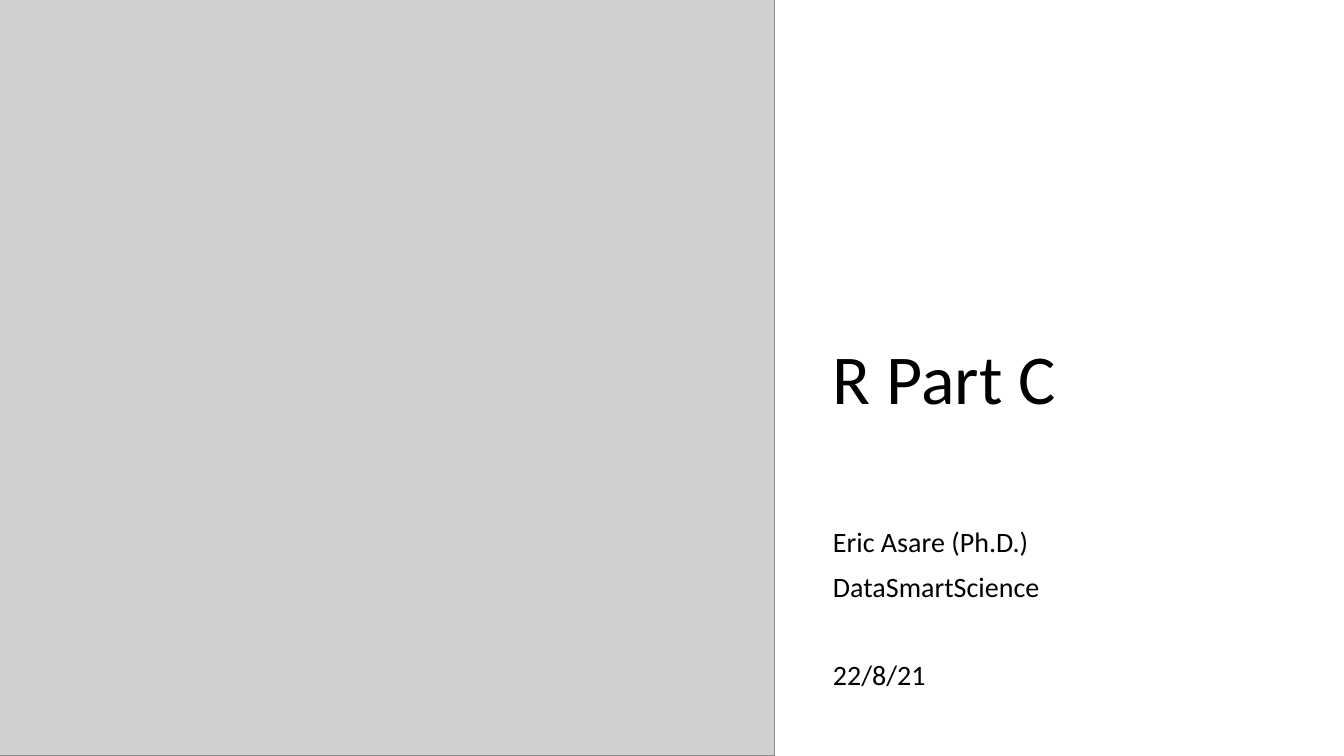
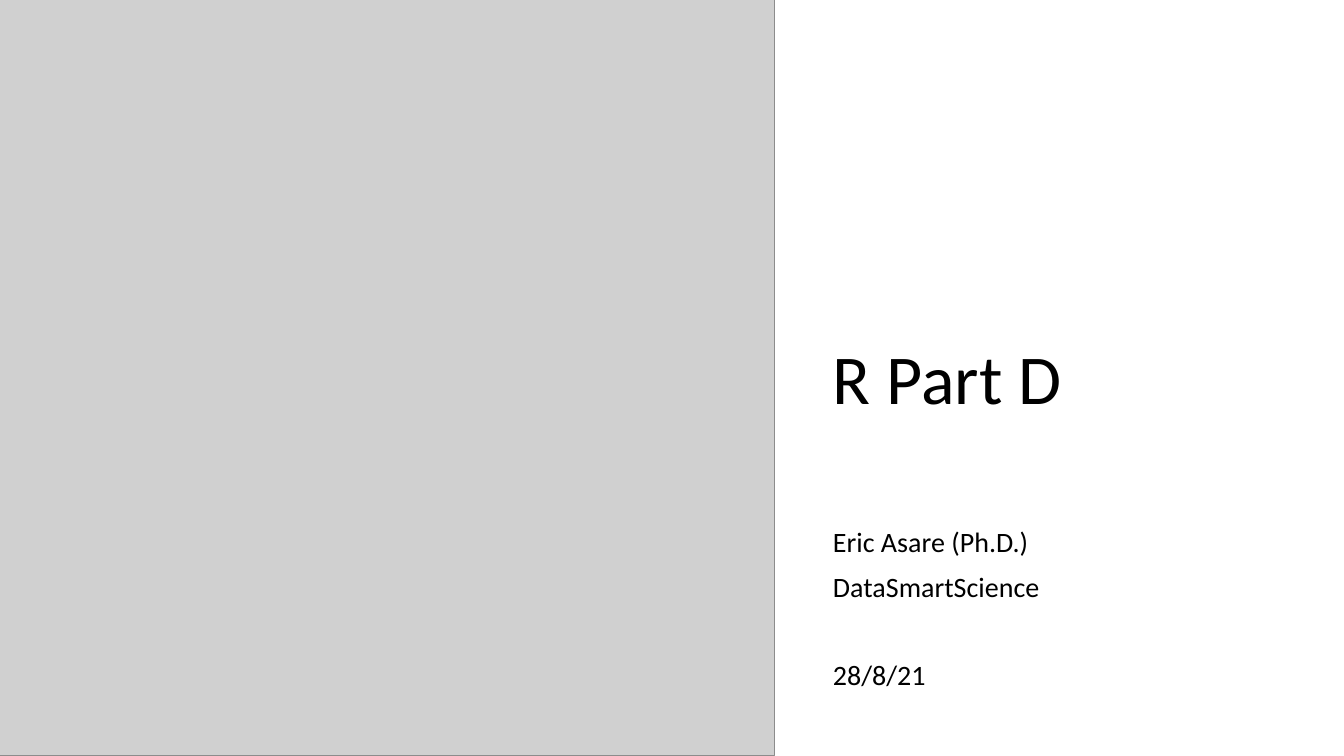
Before and after one commit to ericasare1/Data_Smart_Science, a slide deck: slide 1 of Week2/PPT_otherInformation/Rpart1c.pptx. Drawn at 1344x756 pixels with LibreOffice and Linux fonts; fonts in the diff are those of the drawing; grey boxes stand for pictures. Boxes give left, top, right and bottom in pixels: in the first picture for what was removed or moved away, otherwise in the second. Text is boxed around its words. In the diff, an @@ line names an element or a change of style, - is before the commit and + after.

```diff
--- a/Week2/PPT_otherInformation/Rpart1c.pptx
+++ b/Week2/PPT_otherInformation/Rpart1c.pptx
@@ title at box(833, 359, 1061, 405): text changed @@
-R Part C
+R Part D
@@ subtitle at box(833, 665, 926, 687): text changed @@
-22/8/21
+28/8/21
```
Also in this commit, not shown: 1 other slide changed, 5 slides added, 1 slide removed, 8 other files.
